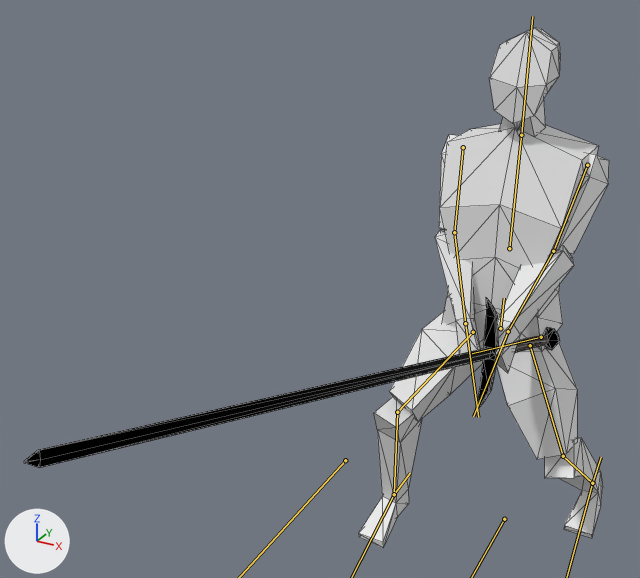
An edit to the glTF model Import/Player.glb, drawn before and after from the same camera.
One viewpoint serves both versions: a camera (50 mm lens) standing at (0.94, -2.45, 2.05) and looking at (-0.09, -0.57, 1.11). Lighting does not change. The marker at lower left points along +X, +Y and +Z. Both versions are drawn at frame 25 of the action 'Unsheathe'; the numbers are the values there. The bones that bend it are drawn over the model as lines. Mesh edges are drawn as thin lines.

The first picture shows 'Cube', 'Sword.001'.
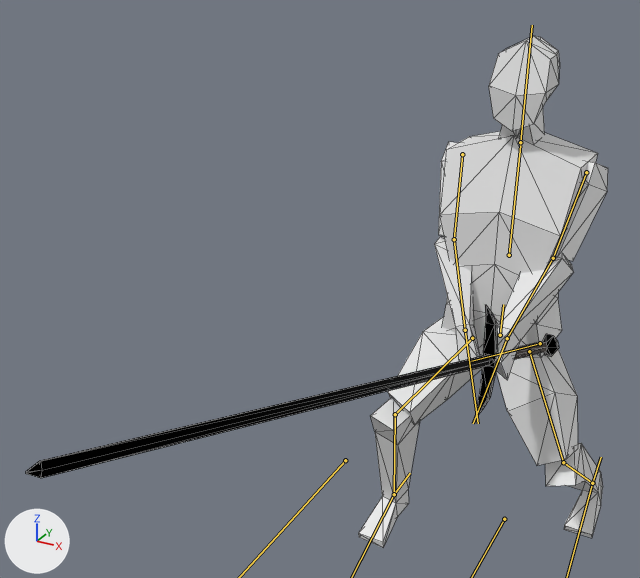
Location of each change, [x1, y1, x2, y2] in pixels of the pictures (640 x 578 px):
'Cube', posed
    before: [358, 28, 609, 548]
    after: [358, 36, 608, 548]
'Sword.001', posed
    before: [24, 297, 560, 468]
    after: [26, 305, 559, 478]
bone 'Body', root to tip
    before: (500, 328) to (504, 298)
    after: (500, 335) to (503, 304)
bone 'UpperLeg.L', root to tip
    before: (530, 345) to (563, 456)
    after: (529, 351) to (563, 462)
bone 'LowerLeg.L', root to tip
    before: (563, 456) to (592, 483)
    after: (563, 462) to (592, 483)
bone 'UpperLeg.R', root to tip
    before: (473, 332) to (397, 412)
    after: (472, 338) to (395, 414)
bone 'LowerLeg.R', root to tip
    before: (397, 412) to (394, 494)
    after: (395, 414) to (394, 494)

The edits, one by one:
Bone 'Body' (bone_body) moves from (0.194, -0.143, -0.146) to (0.194, -0.166, -0.147).
Bone 'UpperLeg.L' (bone_upperleg_l) turns from (11, -2, 26) to (13, -3, 28) degrees about its own x, y and z.
Bone 'LowerLeg.L' (bone_lowerleg_l) turns from (-55, -4, -8) to (-60, -5, -9) degrees about its own x, y and z.
Bone 'UpperLeg.R' (bone_upperleg_r) turns from (46, 13, -19) to (49, 13, -20) degrees about its own x, y and z.
Bone 'LowerLeg.R' (bone_lowerleg_r) turns from (-57, 5, 9) to (-62, 6, 9) degrees about its own x, y and z.
